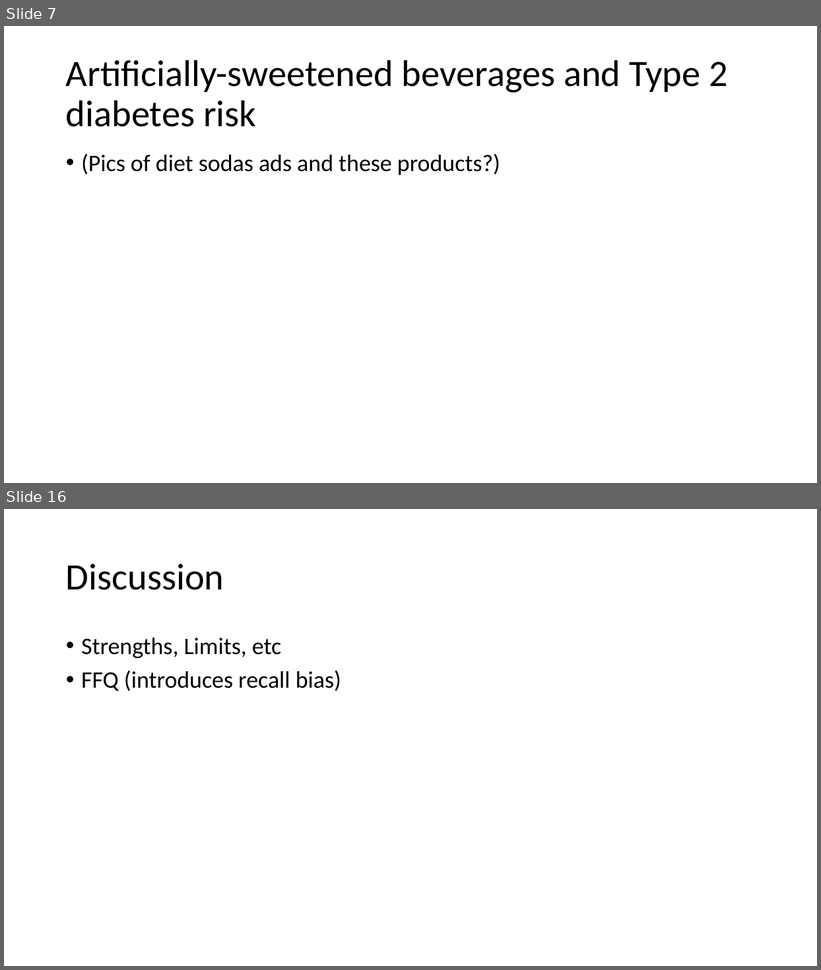
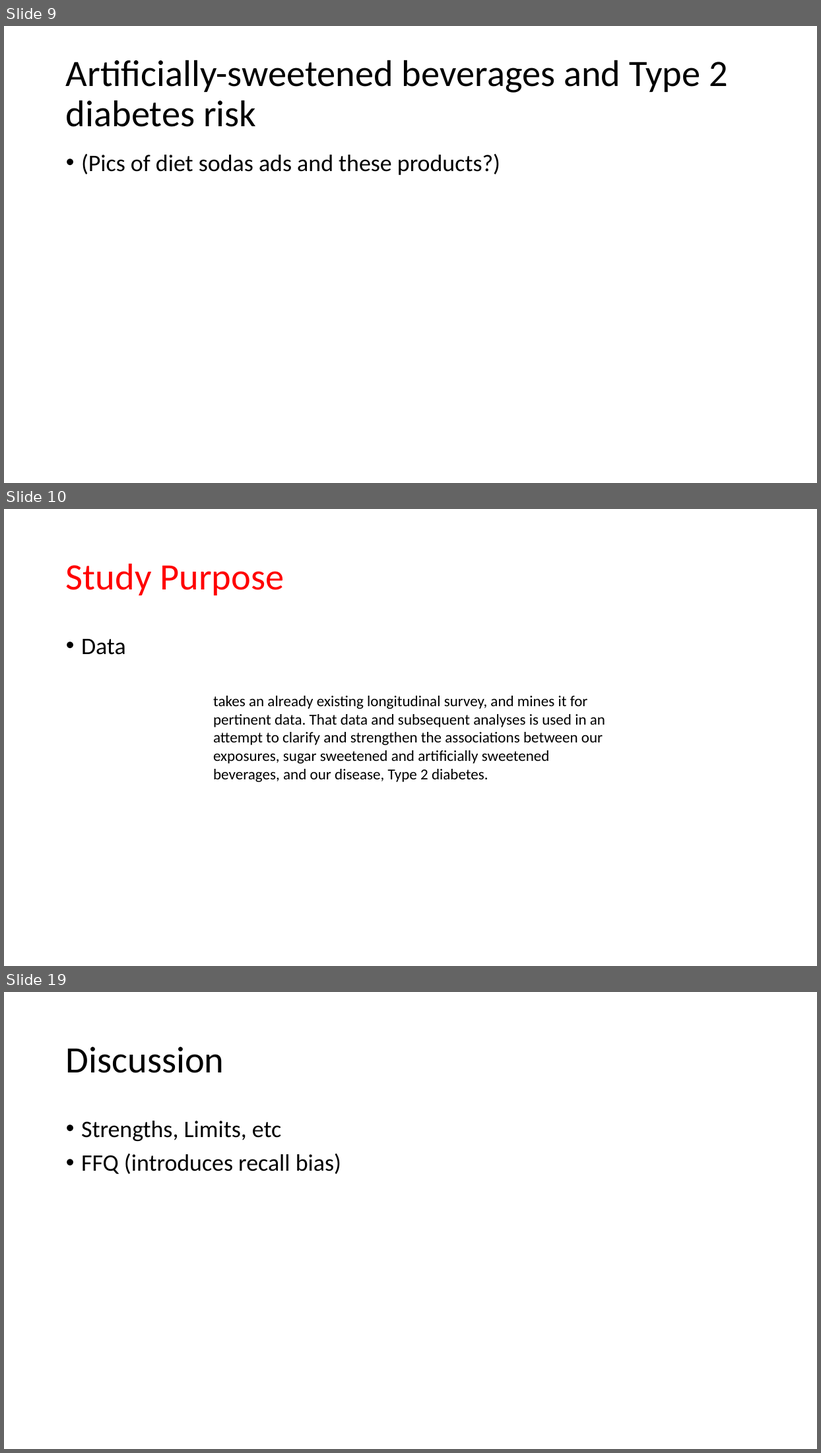
Before and after one commit to fta2112/Epi-Presentation, a slide deck: EpiGroup.pptx. Shown one above the other, each under a label of ours: slides 7 and 16 before the commit, slides 9, 10 and 19 after it; the slides between them are not shown. The pictures are 821x970 and 821x1453 pixels, drawn with LibreOffice and Linux fonts; fonts in the diff are those of the drawing. Boxes give left, top, right and bottom in pixels: in the first picture for what was removed or moved away, otherwise in the second. Text is boxed around its words. In the diff, an @@ line names an element or a change of style, - is before the commit and + after.

```diff
--- a/EpiGroup.pptx
+++ b/EpiGroup.pptx
@@ slide 10 added at [4,509,817,966], background #FFFFFF @@
@@ title added at [66,563,284,595], 44 pt, text #FF0000 @@
+Study Purpose
@@ text added at [81,639,126,655], 28 pt, text #000000 @@
+• Data
@@ text added at [213,696,605,782], 18 pt, text #000000 @@
+takes an already existing longitudinal survey, and mines it for pertinent data. That data and subsequent analyses is used in an attempt to clarify and strengthen the associations between our exposures, sugar sweetened and artificially sweetened beverages, and our disease, Type 2 diabetes.
@@ what was slide 7 is now slide 9 @@
@@ what was slide 16 is now slide 19 @@
```
Also in this commit, not shown: 5 slides changed, 6 other slides added, 4 slides removed.
